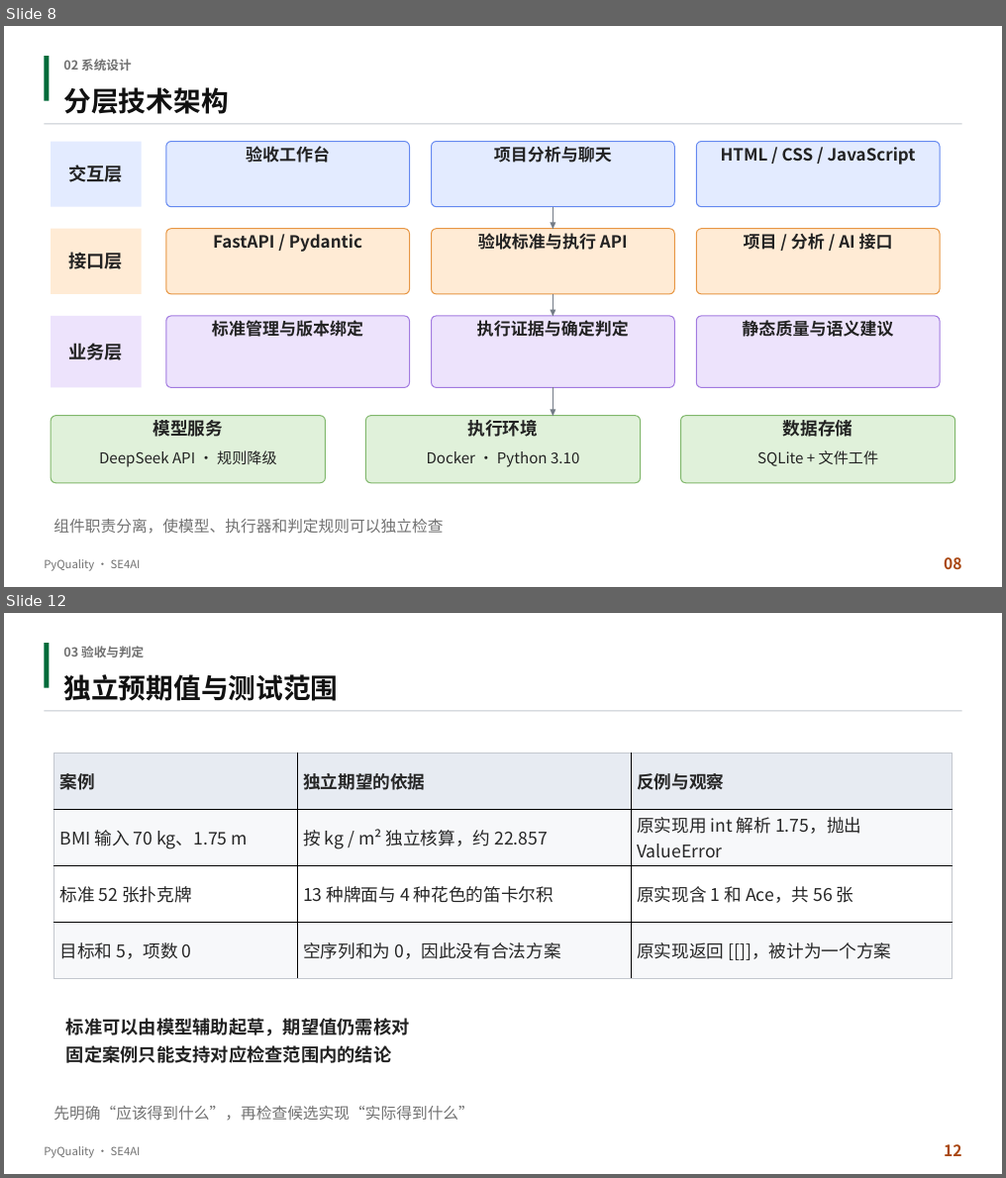
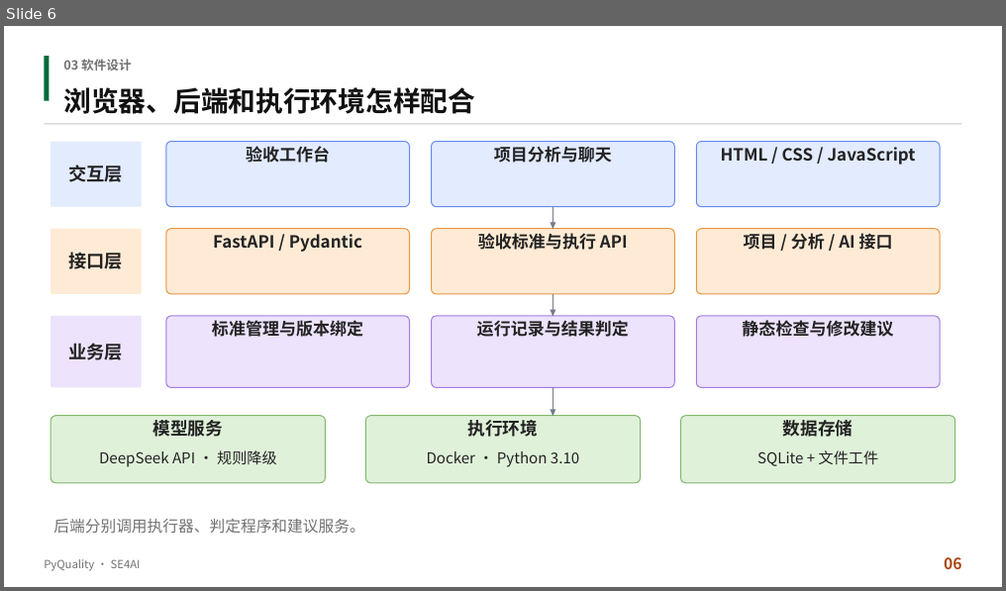
Before and after one commit to aCuttlefish/PyQuality, a slide deck: course-delivery/docs/汇报与实机演示/PyQuality_终期汇报.pptx. Shown one above the other, each under a label of ours: slides 8 and 12 before the commit, slide 6 after it; the slides between them are not shown. The pictures are 1006x1178 and 1006x591 pixels, drawn with LibreOffice and Linux fonts; fonts in the diff are those of the drawing. Boxes give left, top, right and bottom in pixels: in the first picture for what was removed or moved away, otherwise in the second. Text is boxed around its words. In the diff, an @@ line names an element or a change of style, - is before the commit and + after.

```diff
--- a/course-delivery/docs/汇报与实机演示/PyQuality_终期汇报.pptx
+++ b/course-delivery/docs/汇报与实机演示/PyQuality_终期汇报.pptx
@@ slide 12 removed at (4,613,1002,1174), background #FFFFFF @@
@@ rectangle removed at (45,643,49,688) @@
@@ text removed at (63,646,144,658) @@
-03 验收与判定
@@ text removed at (63,674,338,701) @@
-独立预期值与测试范围
@@ line removed from (45, 711) to (961, 711) @@
@@ table removed at (54,753,951,977), 4 rows, 3 columns @@
-案例 | 独立期望的依据 | 反例与观察
-BMI 输入 70 kg、1.75 m | 按 kg / m² 独立核算，约 22.857 | 原实现用 int 解析 1.75，抛出 ValueError
-标准 52 张扑克牌 | 13 种牌面与 4 种花色的笛卡尔积 | 原实现含 1 和 Ace，共 56 张
-目标和 5，项数 0 | 空序列和为 0，因此没有合法方案 | 原实现返回 [[]]，被计为一个方案
@@ text removed at (66,1018,410,1037) @@
-标准可以由模型辅助起草，期望值仍需核对
@@ text removed at (66,1046,391,1063) @@
-固定案例只能支持对应检查范围内的结论
@@ text removed at (54,1106,474,1121) @@
-先明确“应该得到什么”，再检查候选实现“实际得到什么”
@@ text removed at (44,1147,141,1158) @@
-PyQuality · SE4AI
@@ text removed at (944,1145,962,1157) @@
-12
@@ what was slide 8 is now slide 6 @@
@@ slide 6 changed as well @@
@@ text at (63,59,131,71): text changed @@
-02 系统设计
+03 软件设计
@@ text at (63,87,475,114): text changed @@
-分层技术架构
+浏览器、后端和执行环境怎样配合
@@ text at (477,320,629,337): text changed @@
-执行证据与确定判定
+运行记录与结果判定
@@ text at (742,320,893,337): text changed @@
-静态质量与语义建议
+静态检查与修改建议
@@ text at (54,519,364,533): text changed @@
-组件职责分离，使模型、执行器和判定规则可以独立检查
+后端分别调用执行器、判定程序和建议服务。
```
Also in this commit, not shown: 9 other slides changed, 6 slides added, 27 other slides removed, 4 other files.
